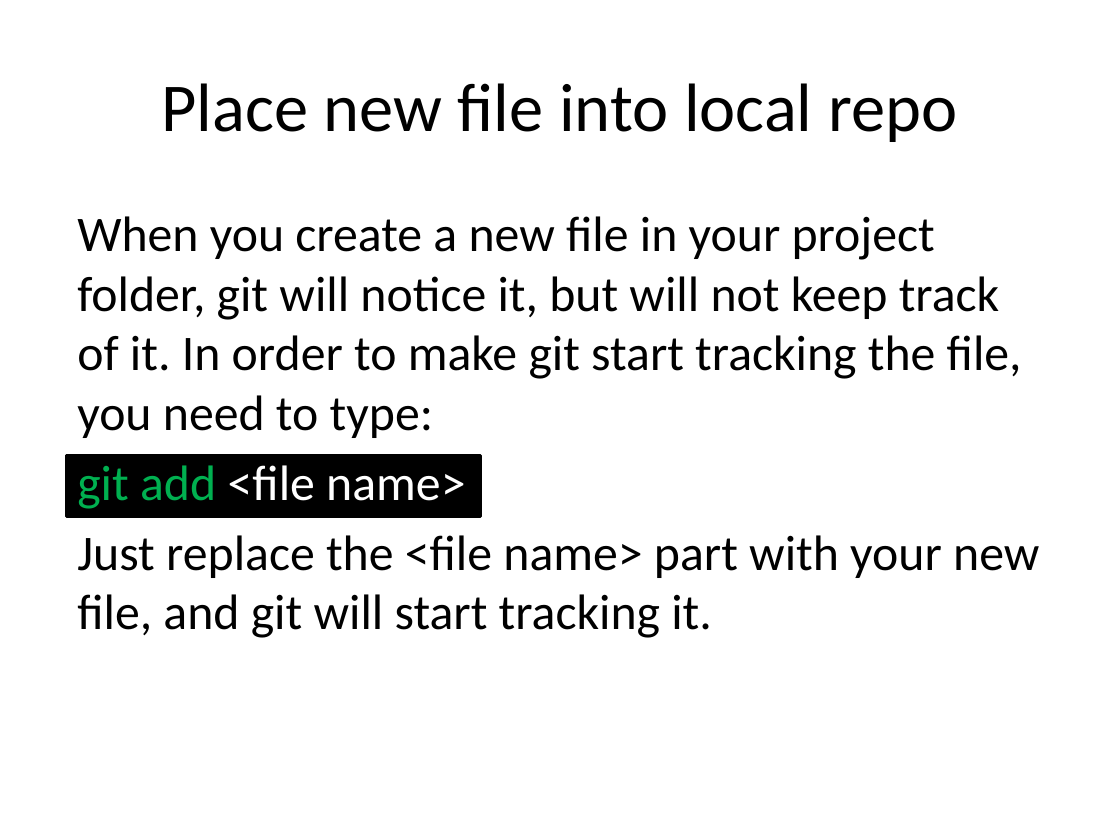
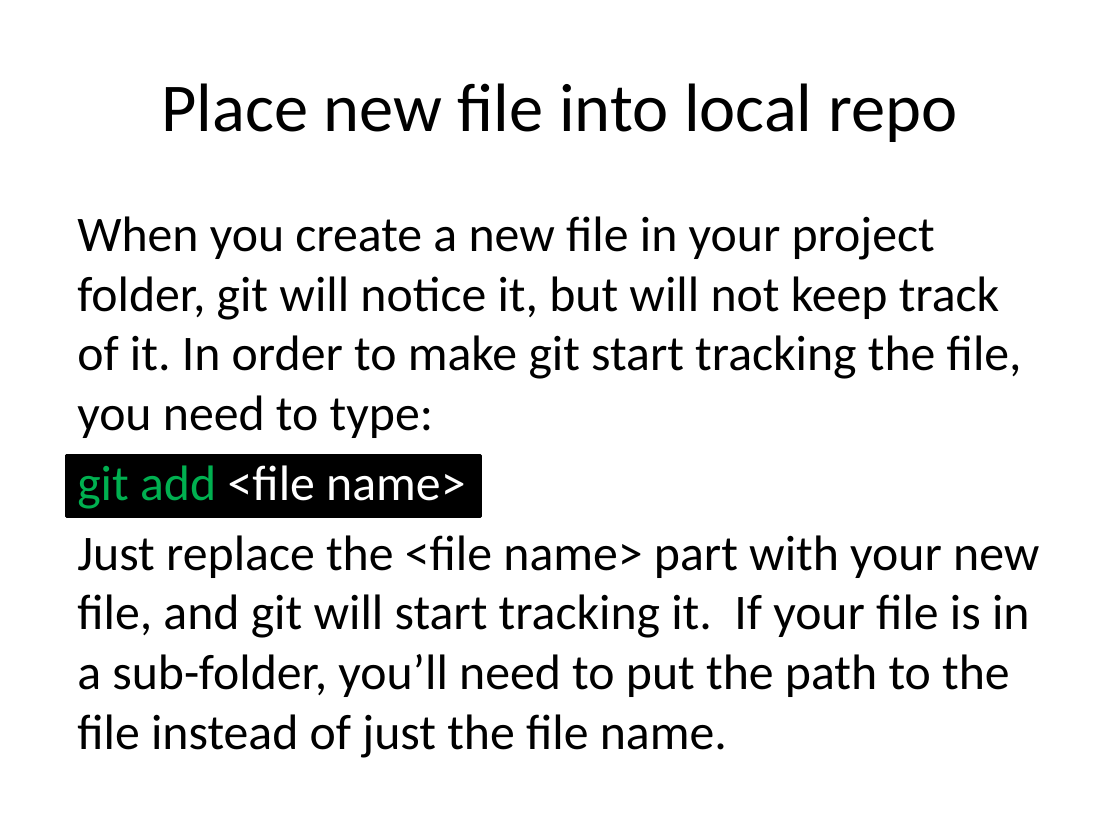
Before and after one commit to JaceTan/programming-notes, a slide deck: slide 5 of Github Commands.pptx. Drawn at 1120x840 pixels with LibreOffice and Linux fonts; fonts in the diff are those of the drawing. Boxes give left, top, right and bottom in pixels: in the first picture for what was removed or moved away, otherwise in the second. Text is boxed around its words. In the diff, an @@ line names an element or a change of style, - is before the commit and + after.

```diff
--- a/Github Commands.pptx
+++ b/Github Commands.pptx
@@ text at box(77, 535, 1039, 758): text changed @@
-Just replace the <file name> part with your new file, and git will start tracking it.
+Just replace the <file name> part with your new file, and git will start tracking it. If your file is in a sub-folder, you’ll need to put the path to the file instead of just the file name.
```
Also in this commit, not shown: 4 other slides changed, 5 slides added, 4 slides removed.
